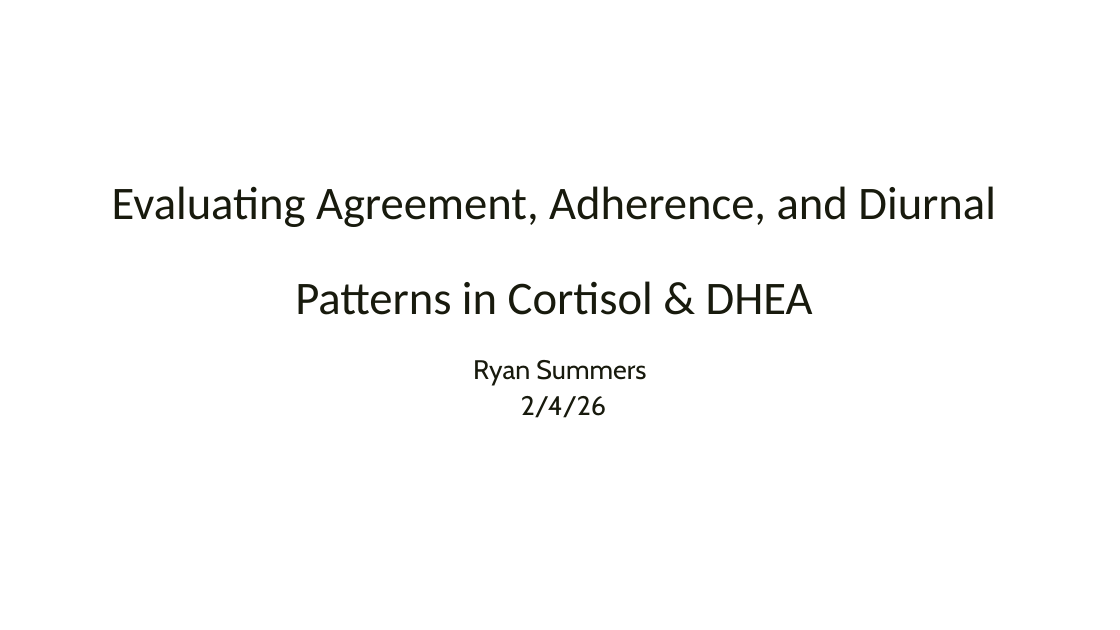
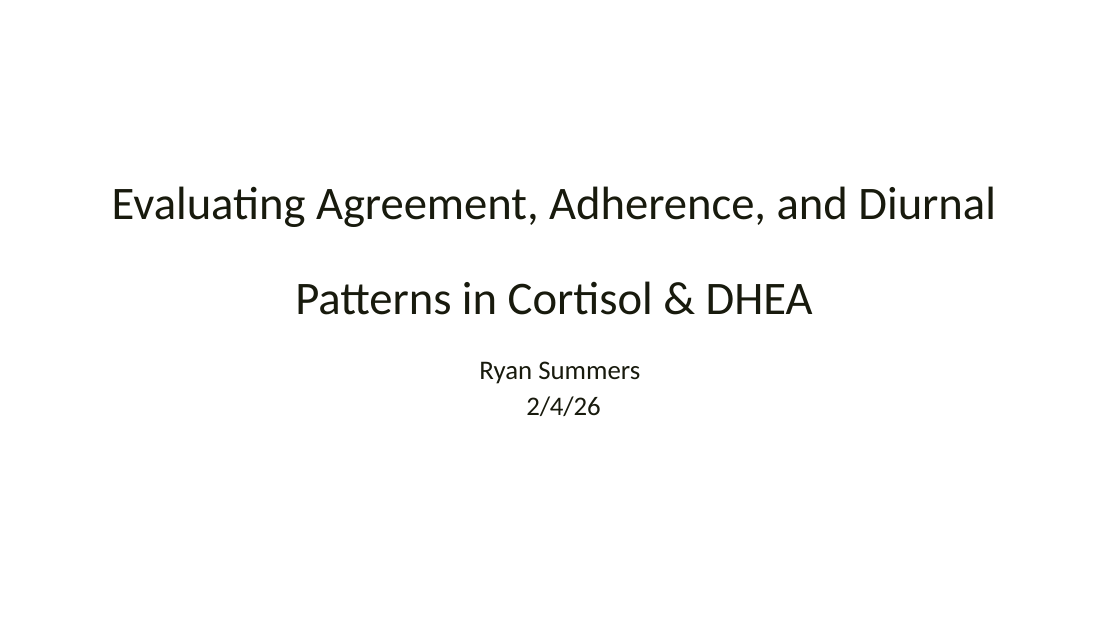
Before and after one commit to rysummers/BIOS6624-Class, a slide deck: slide 1 of Project0/Reports/Project0_Presentation.pptx. Drawn at 1120x630 pixels with LibreOffice and Linux fonts; fonts in the diff are those of the drawing; background and template pictures are left out. Boxes give left, top, right and bottom in pixels: in the first picture for what was removed or moved away, otherwise in the second. Text is boxed around its words. In the diff, an @@ line names an element or a change of style, - is before the commit and + after.

```diff
--- a/Project0/Reports/Project0_Presentation.pptx
+++ b/Project0/Reports/Project0_Presentation.pptx
@@ text "Ryan Summers" at box(479, 361, 640, 416): font Cabin to Calibri @@
```
Also in this commit, not shown: 1 other slide changed, 5 slides added, 5 slides removed, 4 other files.
